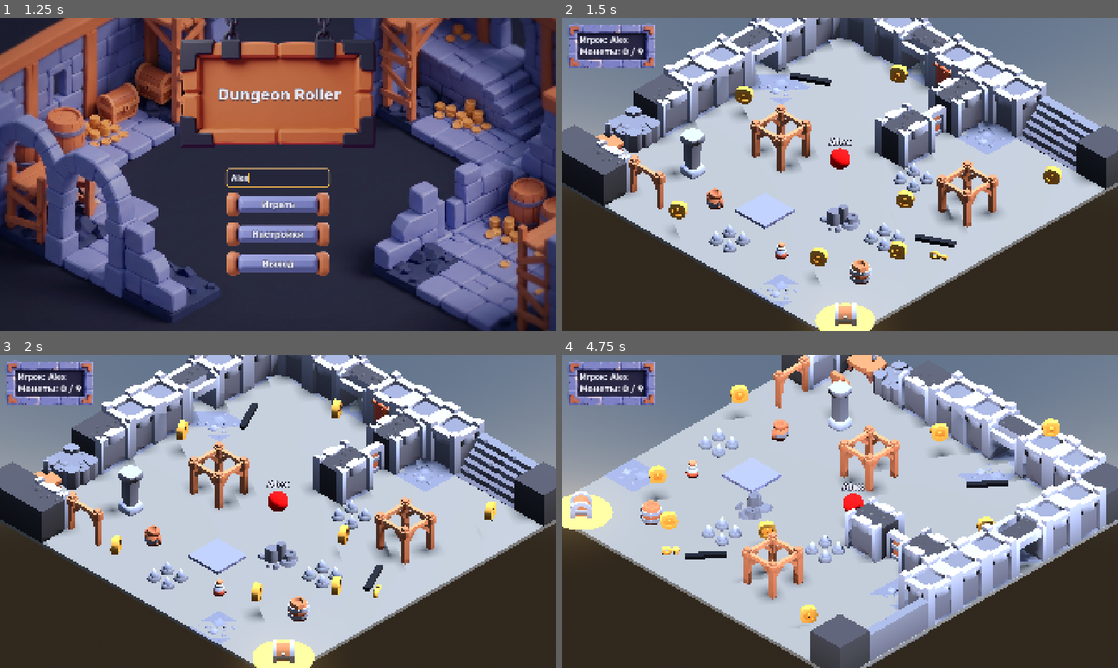
Above: before the commit, frames 1-4 (two rows, left to right).
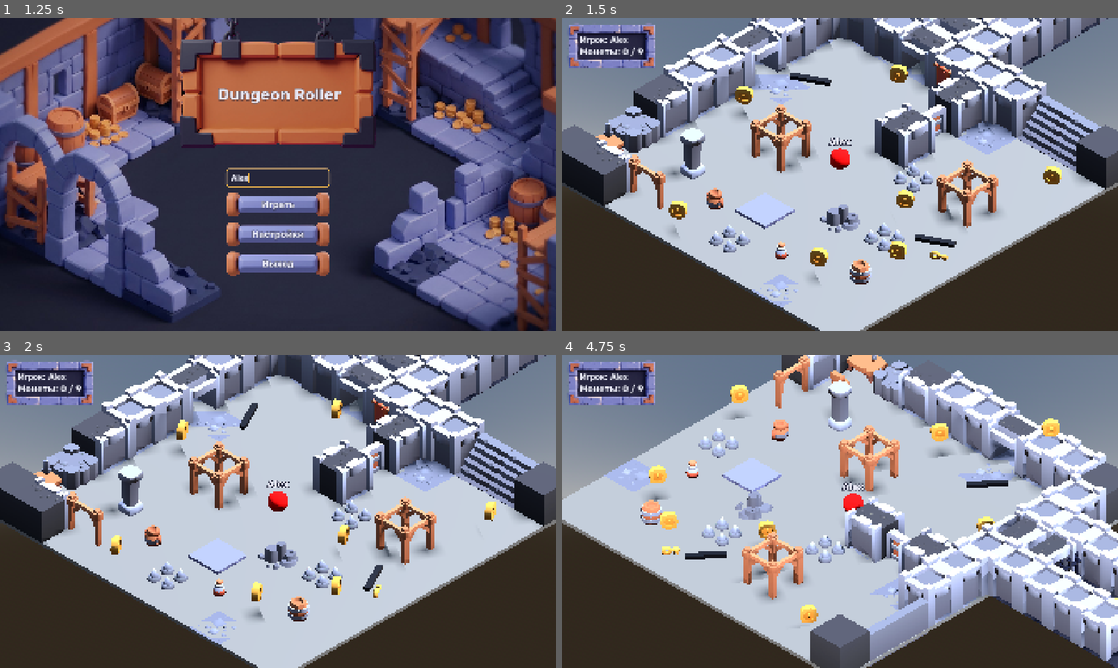
Above: after the commit, the same moments.

Repository: farikgg/godot_assignment
Game: Godot game, scene res://scenes/main_menu.tscn
Two runs of this game, one before a commit and one after it. Both use one fixed random seed, a clock stepped at 60 frames per second and the inputs below.
Inputs (mouse positions are in pixels of both pictures, inside the frame that each line leads up to):
- Up to frame 1 (1.25 s): click (278, 177) at 0.52 s; type "Alex" at 0.6 s
- Up to frame 2 (1.5 s): click "Играть" at 1.25 s
- Up to frame 3 (2 s): no input
- Up to frame 4 (4.75 s): hold D (move_right) 2.03-2.78 s; hold Left (camera_left) 2.03-2.78 s; tap Space (jump) at 2.27, 3.02, 4.52 s; hold S (move_back) 2.78-3.53 s; tap Right (camera_right) at 2.85, 4.35 s; hold D (move_right) 3.53-4.28 s; hold Left (camera_left) 3.53-4.28 s; hold W (move_forward) from 4.28 s (still down)

Frame 1 is identical in both runs. In frame 2, 3.0% of the frame differs, in the area x 44-99%, y 0-100%; in frame 3, 3.0%; in frame 4, 8.3%, in the area x 0-100%, y 43-100%.

Commit message:
Add the exit tunnel behind a locked portcullis
tunnel.tscn: wall-opening arch at the mouth, 2 m wide corridor of wall
segments (6 m deep), end wall and a dark floor; walls carry their own
collision. Placed at (-3, 0.1, -10) right behind the WallN3 opening.
LockedGate sits just inside the arch (-3, 0.1, -12.3).

exit.tscn is now a plain trigger: Area3D (group "exit", exit.gd) with a
1.8 x 1.5 x 1.8 box and PulseZone at its entrance; no chest model. The
Exit instance moves to the tunnel end (-3, 0.1, -16.5). Sphere casts
from inside the tunnel find no way out except through the gate.

Co-Authored-By: Claude Opus 5.5 <noreply@anthropic.com>

Diff:
--- a/scenes/map.tscn
+++ b/scenes/map.tscn
@@ -29,6 +29,8 @@
 [ext_resource type="PackedScene" path="res://scenes/props/moving_platform.tscn" id="k_platform"]
 [ext_resource type="PackedScene" path="res://scenes/props/exit.tscn" id="g_exit"]
 [ext_resource type="PackedScene" path="res://scenes/props/key_pickup.tscn" id="l_key"]
+[ext_resource type="PackedScene" path="res://scenes/props/tunnel.tscn" id="m_tunnel"]
+[ext_resource type="PackedScene" uid="uid://bkwmqvj85xlsc" path="res://scenes/props/locked_gate.tscn" id="n_locked_gate"]
 [ext_resource type="Script" uid="uid://crrm2h0pfyy37" path="res://scripts/camera_rig.gd" id="h_camera_rig"]
 [ext_resource type="Script" path="res://scripts/message_panel.gd" id="i_message_panel"]
 
@@ -232,8 +234,14 @@
 [node name="KeyPickup" parent="." unique_id=1739046512 instance=ExtResource("l_key")]
 transform = Transform3D(1, 0, 0, 0, 1, 0, 0, 0, 1, 9.1, 0.9, 2.4)
 
+[node name="Tunnel" parent="." unique_id=1650031177 instance=ExtResource("m_tunnel")]
+transform = Transform3D(1, 0, 0, 0, 1, 0, 0, 0, 1, -3, 0.1, -10)
+
+[node name="LockedGate" parent="." unique_id=1650031178 instance=ExtResource("n_locked_gate")]
+transform = Transform3D(1, 0, 0, 0, 1, 0, 0, 0, 1, -3, 0.1, -12.3)
+
 [node name="Exit" parent="." unique_id=1567730921 instance=ExtResource("g_exit")]
-transform = Transform3D(0.70710677, 0, 0.70710677, 0, 1, 0, -0.70710677, 0, 0.70710677, 8.94953, 0.1, 8.583394)
+transform = Transform3D(1, 0, 0, 0, 1, 0, 0, 0, 1, -3, 0.1, -16.5)
 
 [node name="Door" parent="." unique_id=1920385514 instance=ExtResource("g_door")]
 transform = Transform3D(-4.371139e-08, 0, 1, 0, 1, 0, -1, 0, -4.371139e-08, 1.025, 0.1, -5.184883)
--- a/scenes/props/exit.tscn
+++ b/scenes/props/exit.tscn
@@ -1,24 +1,19 @@
 [gd_scene format=3]
 
 [ext_resource type="Script" path="res://scripts/exit.gd" id="1_script"]
-[ext_resource type="PackedScene" uid="uid://cejikhqwrf4gs" path="res://assets/Map/chest.glb" id="2_model"]
-[ext_resource type="PackedScene" path="res://scenes/props/pulse_zone.tscn" id="3_pulse"]
+[ext_resource type="PackedScene" path="res://scenes/props/pulse_zone.tscn" id="2_pulse"]
 
-[sub_resource type="CylinderShape3D" id="CylinderShape3D_exit"]
-height = 2.0
-radius = 0.9
+[sub_resource type="BoxShape3D" id="BoxShape3D_exit"]
+size = Vector3(1.8, 1.5, 1.8)
 
 [node name="Exit" type="Area3D" groups=["exit"]]
 script = ExtResource("1_script")
 
 [node name="CollisionShape3D" type="CollisionShape3D" parent="."]
-transform = Transform3D(1, 0, 0, 0, 1, 0, 0, 0, 1, 0, 1, 0)
-shape = SubResource("CylinderShape3D_exit")
+transform = Transform3D(1, 0, 0, 0, 1, 0, 0, 0, 1, 0, 0.75, 0)
+shape = SubResource("BoxShape3D_exit")
 
-[node name="Model" parent="." instance=ExtResource("2_model")]
-transform = Transform3D(2, 0, 0, 0, 2, 0, 0, 0, 2, 0, 0, 0)
-
-[node name="PulseZone" parent="." instance=ExtResource("3_pulse")]
-transform = Transform3D(1, 0, 0, 0, 1, 0, 0, 0, 1, 0, 0.012, 0)
+[node name="PulseZone" parent="." instance=ExtResource("2_pulse")]
+transform = Transform3D(1, 0, 0, 0, 1, 0, 0, 0, 1, 0, 0.012, 0.9)
 
 [connection signal="body_entered" from="." to="." method="_on_body_entered"]
--- /dev/null
+++ b/scenes/props/tunnel.tscn
@@ -0,0 +1,48 @@
+[gd_scene format=3]
+
+[ext_resource type="PackedScene" uid="uid://dd7mqbk7l6tao" path="res://scenes/props/wall-opening.tscn" id="1_arch"]
+[ext_resource type="PackedScene" path="res://scenes/props/wall.tscn" id="2_wall"]
+
+[sub_resource type="StandardMaterial3D" id="StandardMaterial3D_floor"]
+albedo_color = Color(0.145098, 0.14902, 0.227451, 1)
+roughness = 0.9
+
+[sub_resource type="BoxMesh" id="BoxMesh_floor"]
+material = SubResource("StandardMaterial3D_floor")
+size = Vector3(6, 0.02, 10)
+
+[node name="Tunnel" type="Node3D"]
+
+[node name="Floor" type="MeshInstance3D" parent="."]
+transform = Transform3D(1, 0, 0, 0, 1, 0, 0, 0, 1, 0, 0, -5)
+mesh = SubResource("BoxMesh_floor")
+
+[node name="Arch" parent="." unique_id=1600000000 instance=ExtResource("1_arch")]
+transform = Transform3D(2, 0, 0, 0, 2, 0, 0, 0, 2, 0, 0, -1)
+
+[node name="WallL0" parent="." unique_id=1600000001 instance=ExtResource("2_wall")]
+transform = Transform3D(2, 0, 0, 0, 2, 0, 0, 0, 2, -2, 0, -1)
+
+[node name="WallL1" parent="." unique_id=1600000002 instance=ExtResource("2_wall")]
+transform = Transform3D(2, 0, 0, 0, 2, 0, 0, 0, 2, -2, 0, -3)
+
+[node name="WallL2" parent="." unique_id=1600000003 instance=ExtResource("2_wall")]
+transform = Transform3D(2, 0, 0, 0, 2, 0, 0, 0, 2, -2, 0, -5)
+
+[node name="WallL3" parent="." unique_id=1600000004 instance=ExtResource("2_wall")]
+transform = Transform3D(2, 0, 0, 0, 2, 0, 0, 0, 2, -2, 0, -7)
+
+[node name="WallR0" parent="." unique_id=1600000005 instance=ExtResource("2_wall")]
+transform = Transform3D(2, 0, 0, 0, 2, 0, 0, 0, 2, 2, 0, -1)
+
+[node name="WallR1" parent="." unique_id=1600000006 instance=ExtResource("2_wall")]
+transform = Transform3D(2, 0, 0, 0, 2, 0, 0, 0, 2, 2, 0, -3)
+
+[node name="WallR2" parent="." unique_id=1600000007 instance=ExtResource("2_wall")]
+transform = Transform3D(2, 0, 0, 0, 2, 0, 0, 0, 2, 2, 0, -5)
+
+[node name="WallR3" parent="." unique_id=1600000008 instance=ExtResource("2_wall")]
+transform = Transform3D(2, 0, 0, 0, 2, 0, 0, 0, 2, 2, 0, -7)
+
+[node name="WallEnd" parent="." unique_id=1600000009 instance=ExtResource("2_wall")]
+transform = Transform3D(2, 0, 0, 0, 2, 0, 0, 0, 2, 0, 0, -9)
